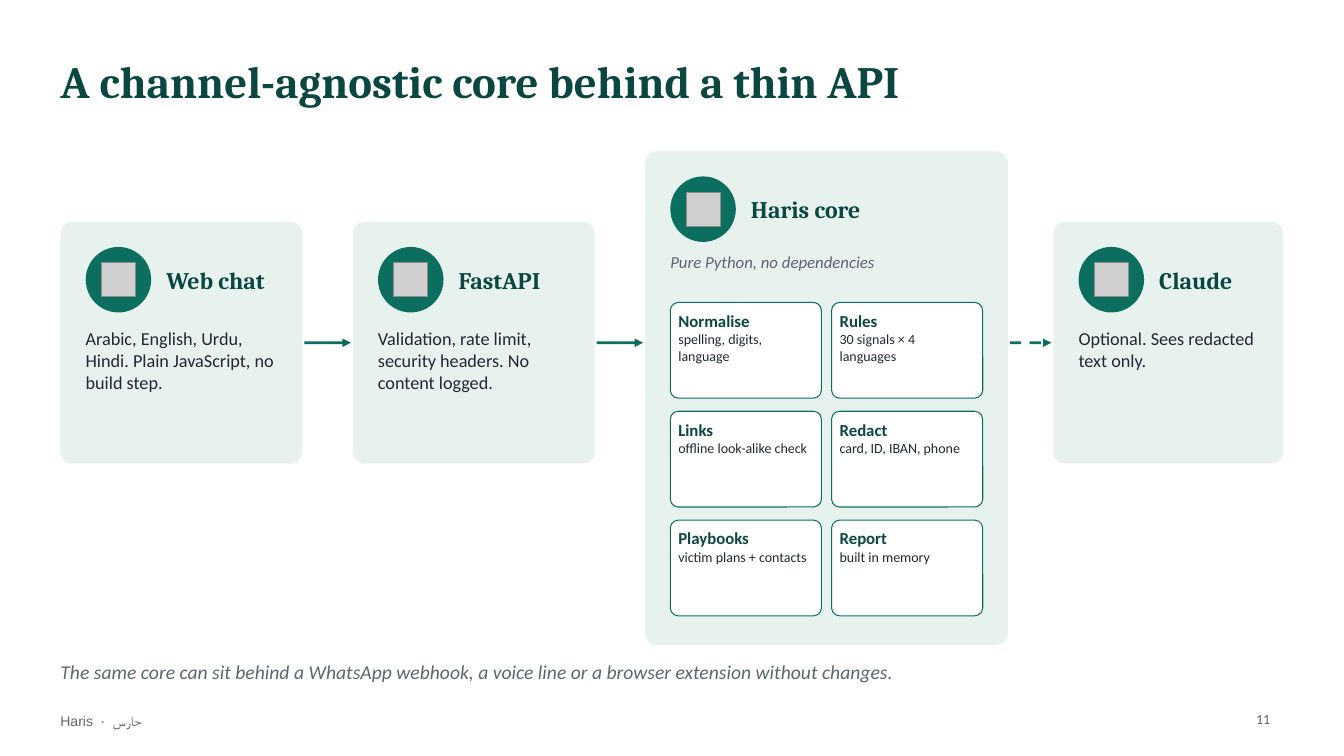
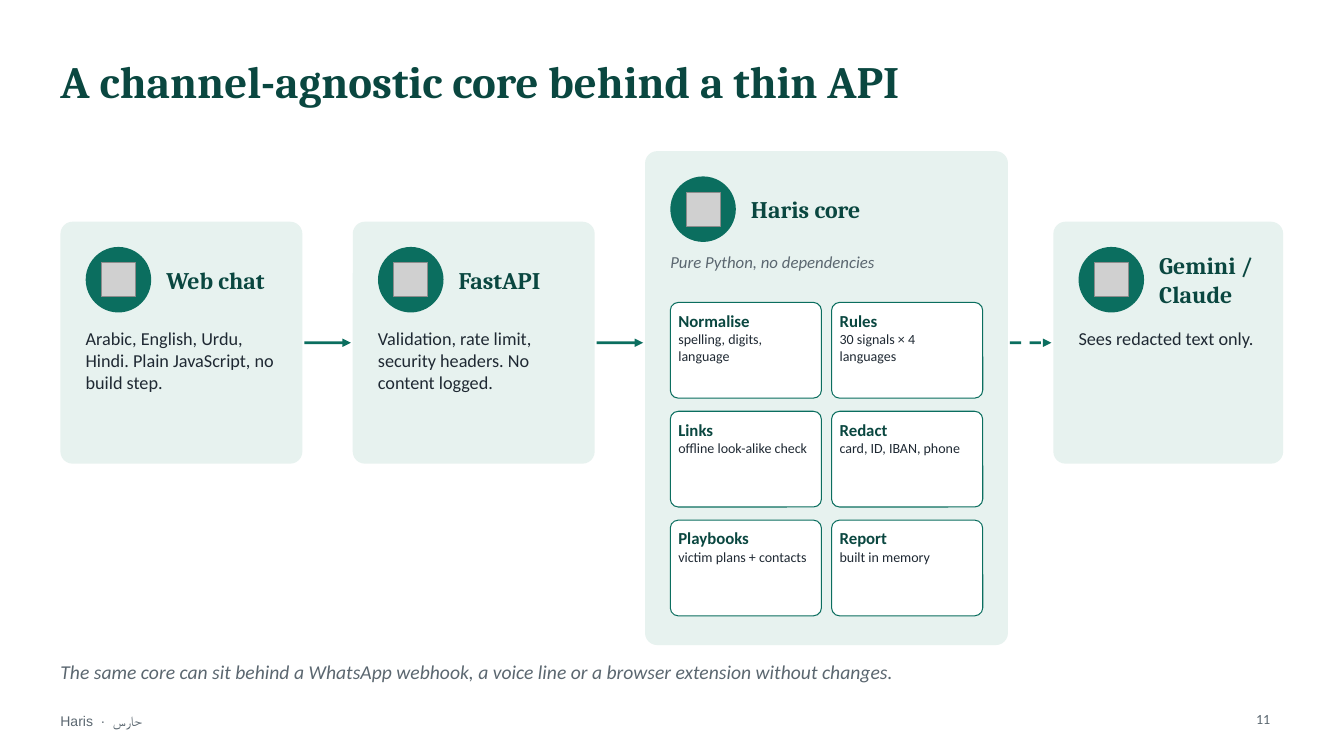
Before and after one commit to mohamedtorky2022/Haris, a slide deck: slide 11 of docs/Haris-presentation.pptx. Drawn at 1344x756 pixels with LibreOffice and Linux fonts; fonts in the diff are those of the drawing; grey boxes stand for pictures. Boxes give left, top, right and bottom in pixels: in the first picture for what was removed or moved away, otherwise in the second. Text is boxed around its words. In the diff, an @@ line names an element or a change of style, - is before the commit and + after.

```diff
--- a/docs/Haris-presentation.pptx
+++ b/docs/Haris-presentation.pptx
@@ text at bbox=[1159, 257, 1235, 304]: text changed @@
-Claude
+Gemini / Claude
@@ text at bbox=[1079, 332, 1254, 348]: text changed @@
-Optional. Sees redacted text only.
+Sees redacted text only.
```
Also in this commit, not shown: 3 other slides changed, 3 other files.
